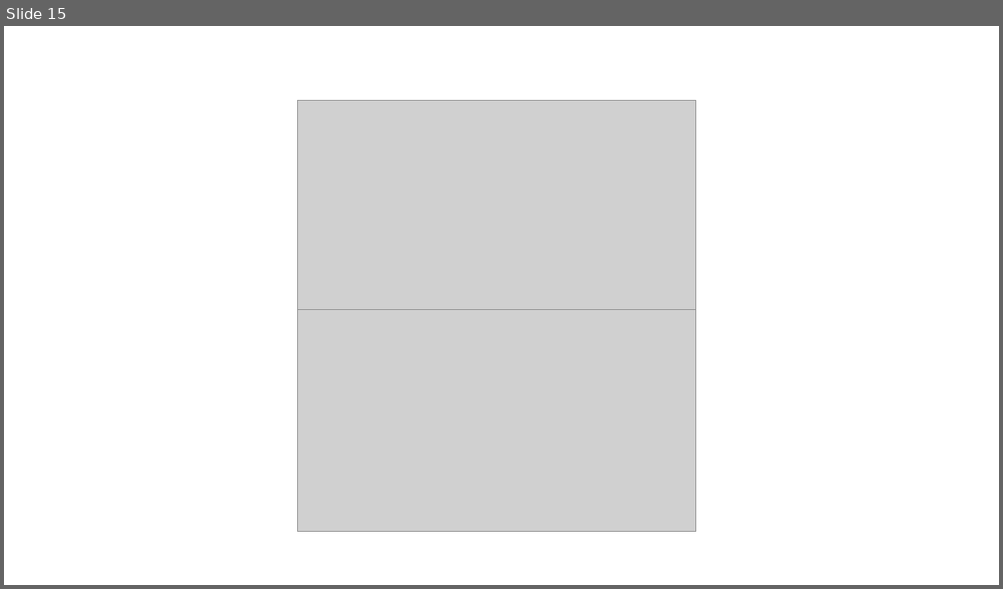
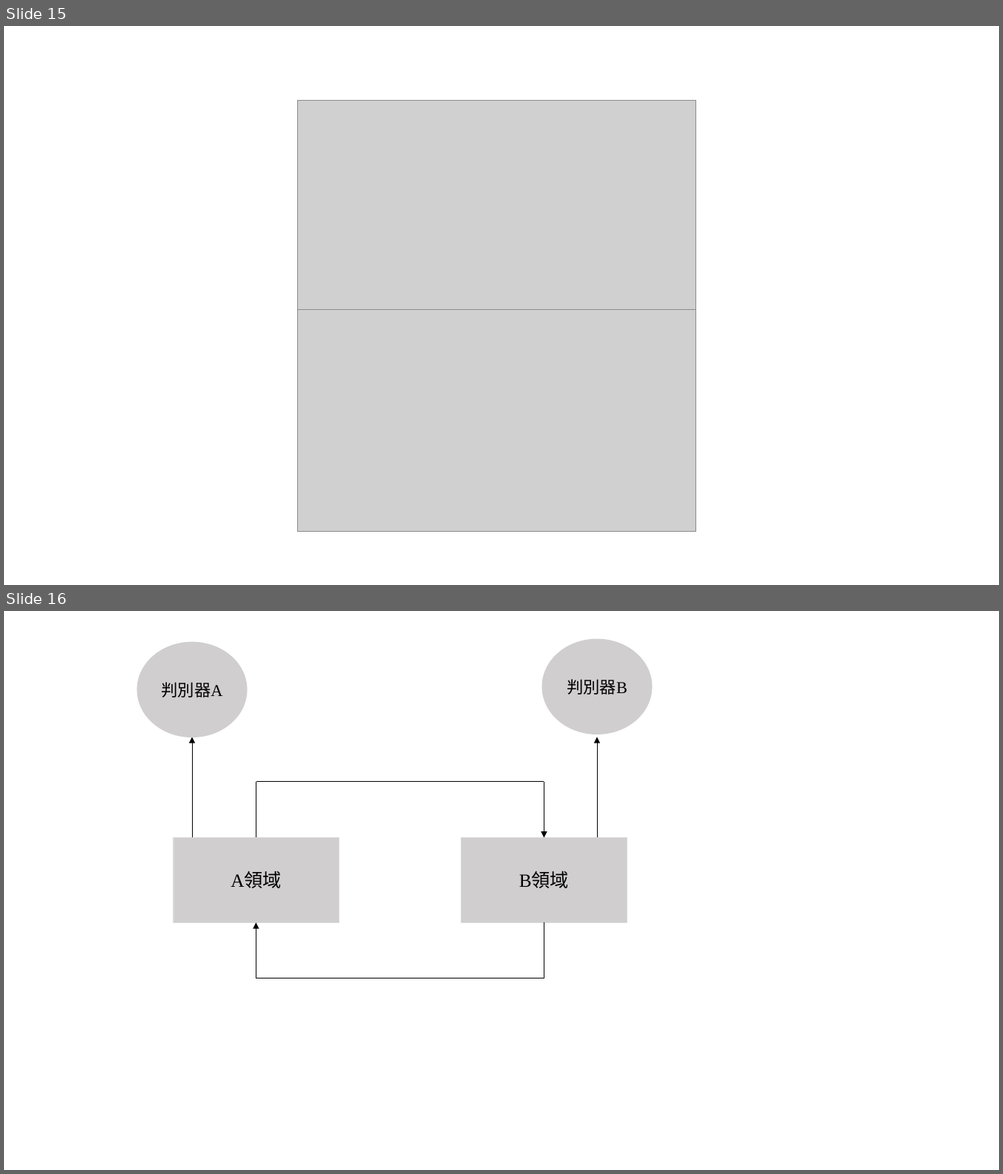
Before and after one commit to 10994015/paper, a slide deck: 論文/模型圖繪製.pptx. Shown one above the other, each under a label of ours: slide 15 before the commit, slides 15 and 16 after it. The pictures are 1003x589 and 1003x1174 pixels, drawn with LibreOffice and Linux fonts; fonts in the diff are those of the drawing; grey boxes stand for pictures. Boxes give left, top, right and bottom in pixels: in the first picture for what was removed or moved away, otherwise in the second. Text is boxed around its words. In the diff, an @@ line names an element or a change of style, - is before the commit and + after.

```diff
--- a/論文/模型圖繪製.pptx
+++ b/論文/模型圖繪製.pptx
@@ slide 16 added at (4,611,999,1170), background #FFFFFF @@
@@ ellipse added at (137,642,247,737), fill #D0CECE, outline #D0CECE 1 pt, 16 pt, text #000000 @@
+判別器A
@@ ellipse added at (542,639,652,734), fill #D0CECE, outline #D0CECE 1 pt, 16 pt, text #000000 @@
+判別器B
@@ arrow added from (192, 838) to (192, 737), #000000 0.5 pt @@
@@ arrow added from (597, 838) to (597, 737), #000000 0.5 pt @@
@@ line added from (256, 782) to (256, 838), #000000 0.5 pt @@
@@ line added from (256, 782) to (544, 782), #000000 0.5 pt @@
@@ arrow added from (544, 782) to (544, 838), #000000 0.5 pt @@
@@ rectangle added at (173,838,339,923), fill #D0CECE, outline #D9D9D9 1 pt, 18 pt, text #000000 @@
+A領域
@@ rectangle added at (461,838,627,923), fill #D0CECE, outline #D9D9D9 1 pt, 18 pt, text #000000 @@
+B領域
@@ arrow added from (256, 979) to (256, 923), #000000 0.5 pt @@
@@ line added from (544, 923) to (544, 979), #000000 0.5 pt @@
@@ line added from (256, 979) to (544, 979), #000000 0.5 pt @@
```
Also in this commit, not shown: 1 slide changed, 6 other files.
